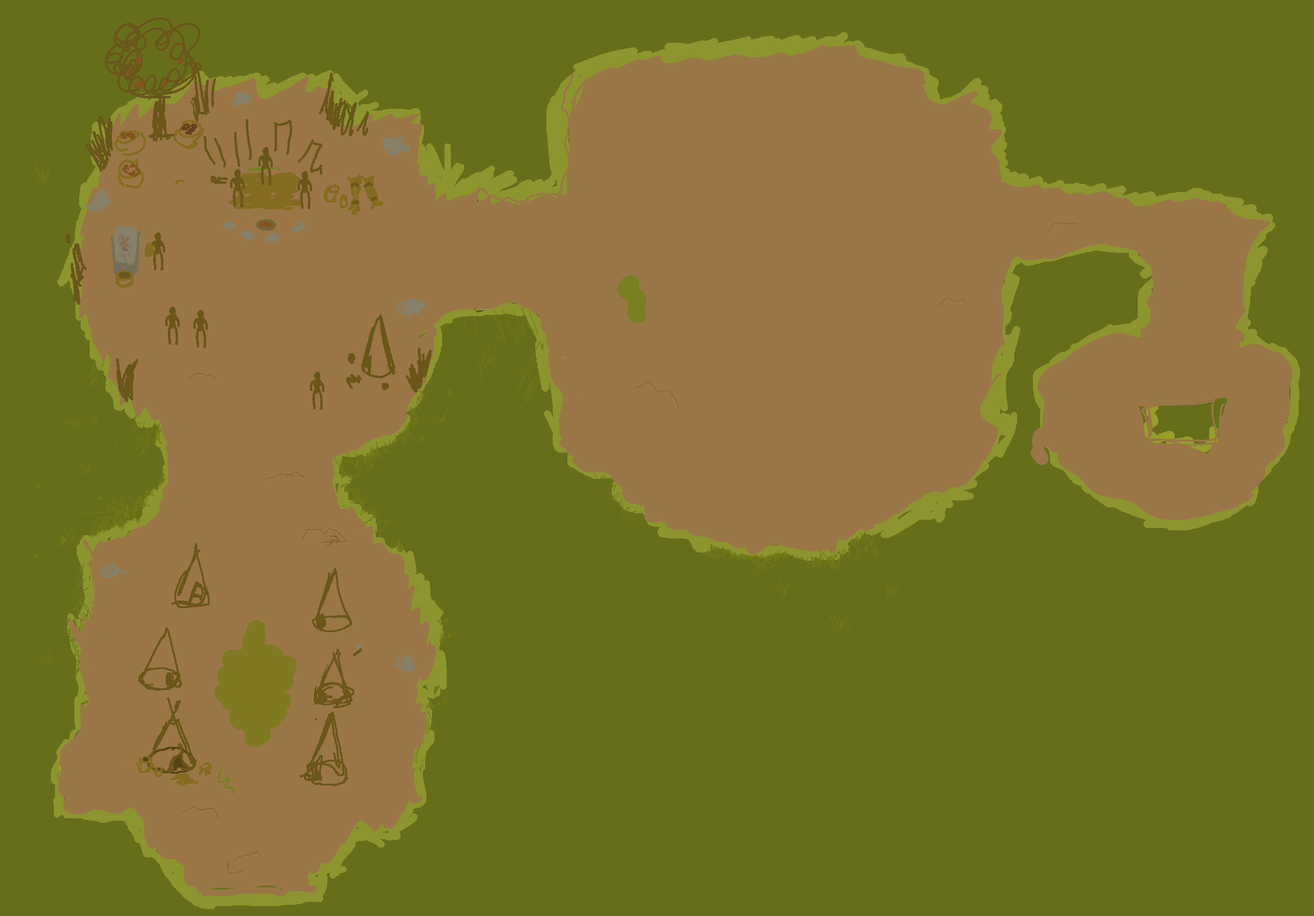
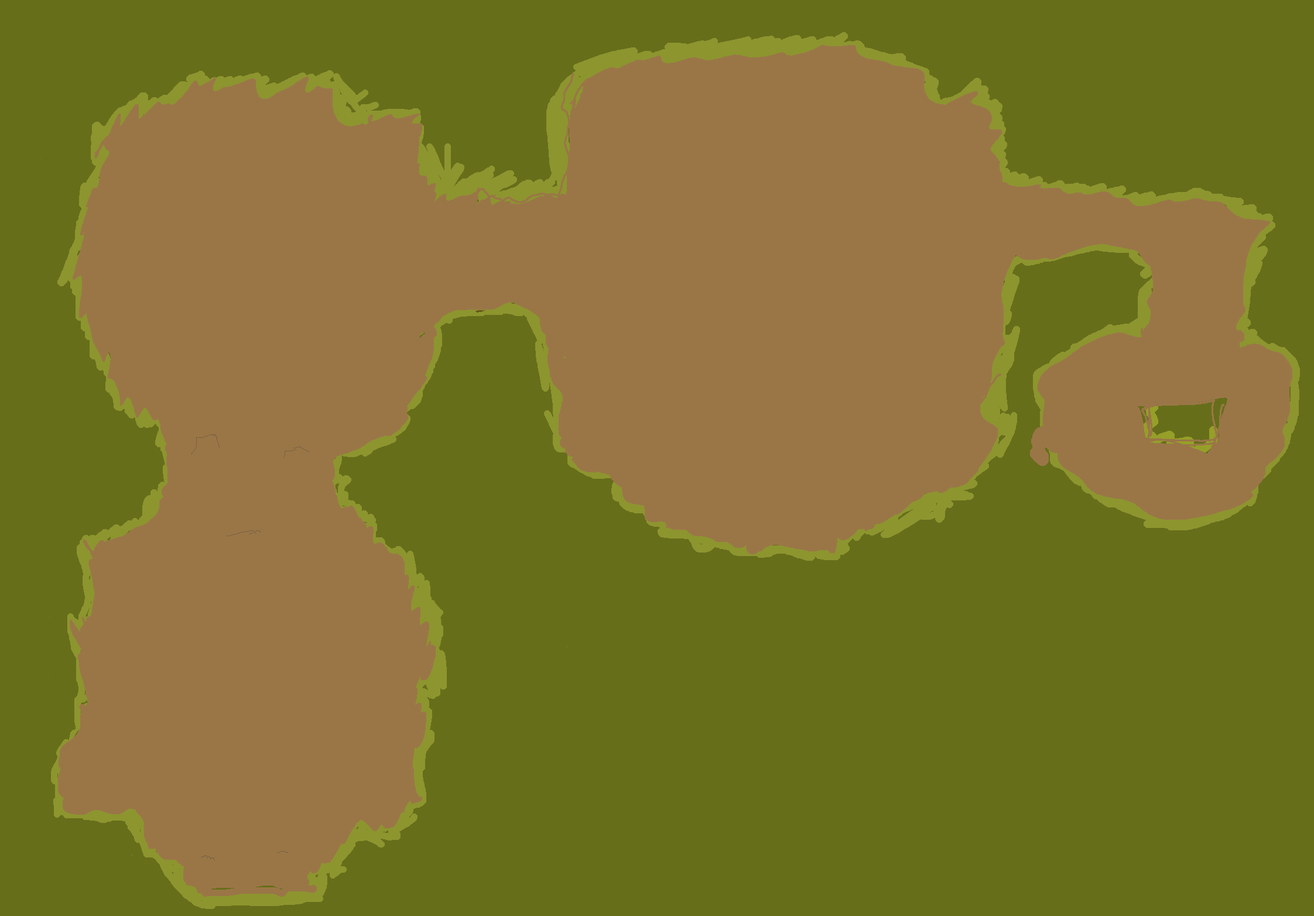
Layer changes from the first 1314px x 916px image to the second:
showed group "cooking room" (20 layers) over [617, 275, 964, 541]
hid group "chefe room" (12 layers) over [65, 17, 647, 747]
hid group "acampamento" (7 layers) over [121, 543, 355, 794]
added layer "Pedra" in group "layout" over [191, 434, 310, 862]
painted on "layout" (2nd of 2, in "layout") over [57, 158, 1152, 894]
painted on "Relva" over [32, 158, 900, 822]
painted on "2Sombra" over [59, 718, 82, 772]
painted on "Layer 1" over [73, 0, 1314, 916]
